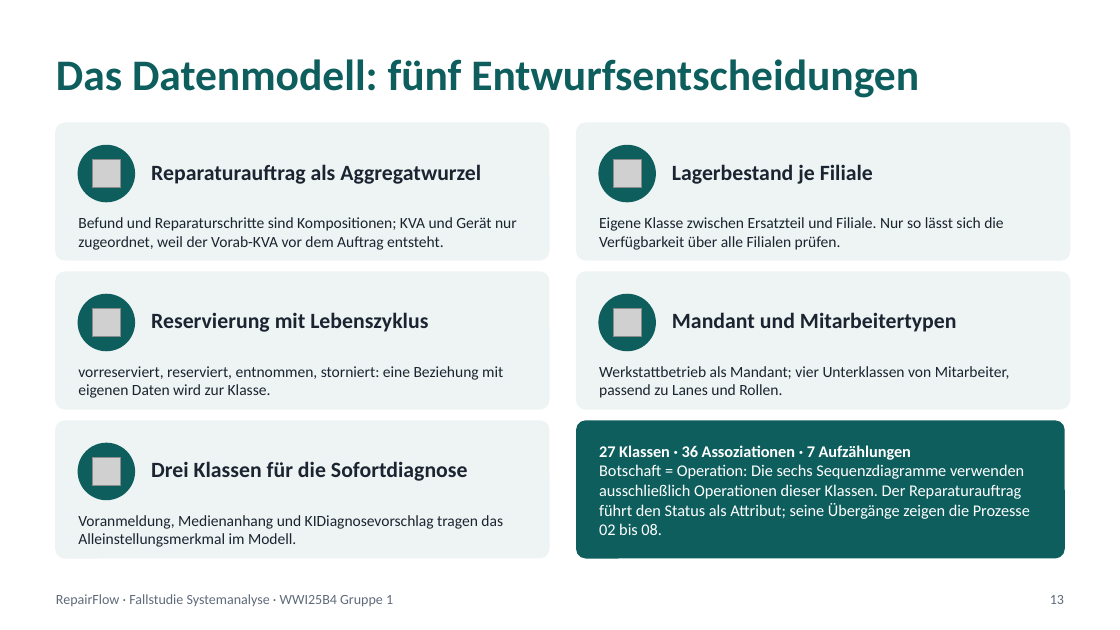
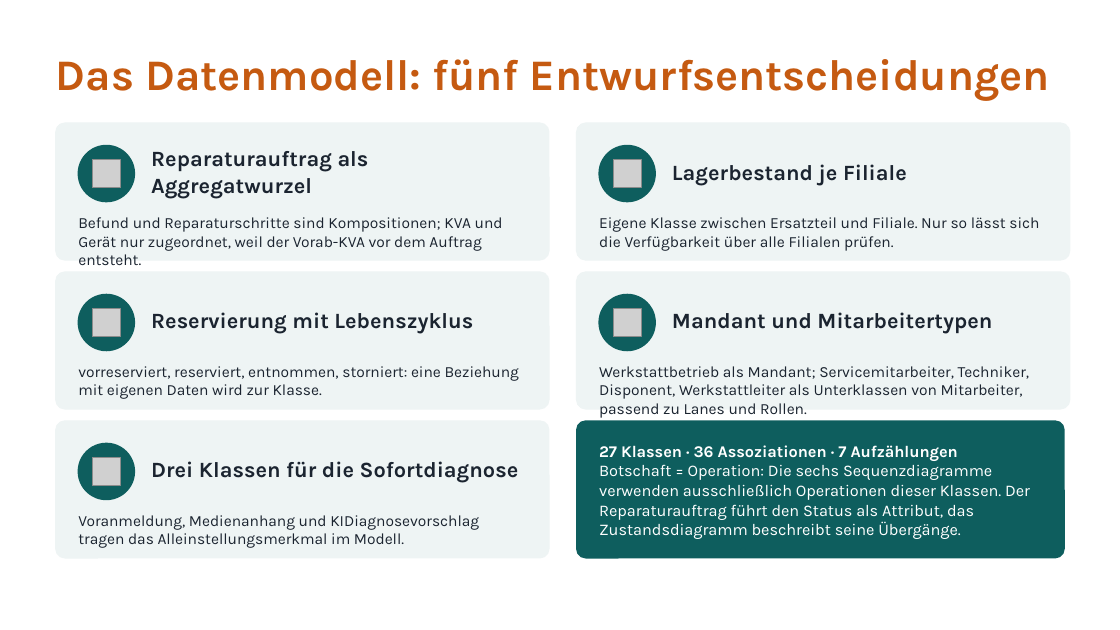
Before and after one commit to jakobschwan123-cmd/casestudy-semester-3, a slide deck: slide 13 of 4_praesentation/Abschlusspraesentation.pptx. Drawn at 1120x630 pixels with LibreOffice and Linux fonts; fonts in the diff are those of the drawing; grey boxes stand for pictures. Boxes give left, top, right and bottom in pixels: in the first picture for what was removed or moved away, otherwise in the second. Text is boxed around its words. In the diff, an @@ line names an element or a change of style, - is before the commit and + after.

```diff
--- a/4_praesentation/Abschlusspraesentation.pptx
+++ b/4_praesentation/Abschlusspraesentation.pptx
@@ text "Das Datenmodell: fünf Entwurfsentscheidungen" at [56, 59, 1050, 101]: font Calibri to Karla, text colour #0E5E5E to #C55A11 @@
@@ text at [599, 366, 1029, 418]: text changed; font Calibri to Karla @@
-Werkstattbetrieb als Mandant; vier Unterklassen von Mitarbeiter, passend zu Lanes und Rollen.
+Werkstattbetrieb als Mandant; Servicemitarbeiter, Techniker, Disponent, Werkstattleiter als Unterklassen von Mitarbeiter, passend zu Lanes und Rollen.
@@ text at [599, 445, 958, 461]: font Calibri to Karla in "27 Klassen · 36 Assoziationen · 7 ..." @@
@@ text at [599, 464, 1030, 539]: text changed; font Calibri to Karla @@
-Botschaft = Operation: Die sechs Sequenzdiagramme verwenden ausschließlich Operationen dieser Klassen. Der Reparaturauftrag führt den Status als Attribut; seine Übergänge zeigen die Prozesse 02 bis 08.
+Botschaft = Operation: Die sechs Sequenzdiagramme verwenden ausschließlich Operationen dieser Klassen. Der Reparaturauftrag führt den Status als Attribut, das Zustandsdiagramm beschreibt seine Übergänge.
@@ font Calibri to Karla in 9 elements at [151, 151, 369, 199], [78, 217, 503, 251], [672, 164, 907, 186], [599, 217, 1039, 251], [151, 312, 473, 334], [78, 366, 519, 399], [672, 312, 992, 334], [151, 461, 519, 483], [78, 515, 479, 548] @@
@@ text removed at [56, 594, 393, 607] @@
-RepairFlow · Fallstudie Systemanalyse · WWI25B4 Gruppe 1
@@ text removed at [1050, 595, 1064, 604] @@
-13
```
Also in this commit, not shown: 16 other slides changed, 1 slide added, 1 slide removed.
